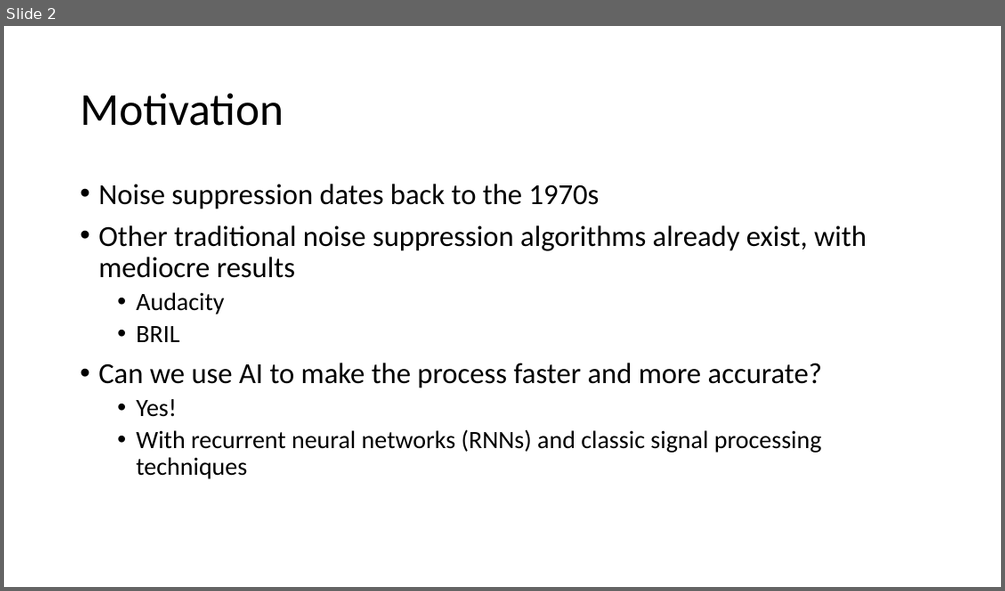
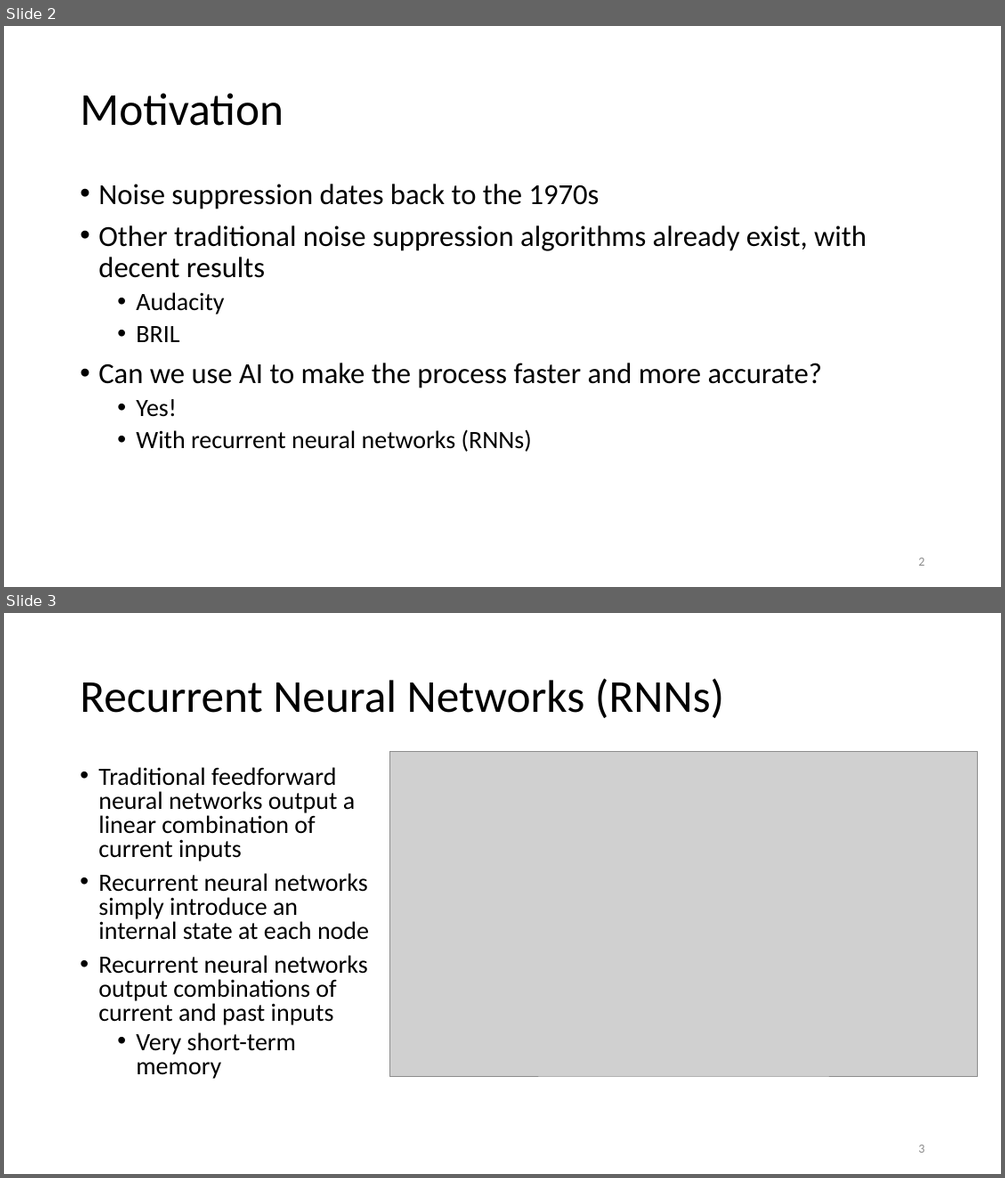
Before and after one commit to mt3443/eecs649_advanced_topic, a slide deck: presentation.pptx. Shown one above the other, each under a label of ours: slide 2 before the commit, slides 2 and 3 after it. The pictures are 1005x591 and 1005x1178 pixels, drawn with LibreOffice and Linux fonts; fonts in the diff are those of the drawing; grey boxes stand for pictures. Boxes give left, top, right and bottom in pixels: in the first picture for what was removed or moved away, otherwise in the second. Text is boxed around its words. In the diff, an @@ line names an element or a change of style, - is before the commit and + after.

```diff
--- a/presentation.pptx
+++ b/presentation.pptx
@@ slide 3 added at (4, 613, 1001, 1174), background #FFFFFF @@
@@ title added at (80, 678, 724, 718), 44 pt, text #000000 @@
+Recurrent Neural Networks (RNNs)
@@ text added at (98, 767, 369, 1078), 24 pt, text #000000 @@
+• Traditional feedforward neural networks output a linear combination of current inputs
+• Recurrent neural networks simply introduce an internal state at each node
+• Recurrent neural networks output combinations of current and past inputs
+  • Very short-term memory
@@ picture added at (390, 751, 978, 1076) @@
@@ page number added at (918, 1144, 924, 1152), 12 pt, text #8C8C8C @@
+3
@@ slide 2 changed as well @@
@@ text at (98, 225, 866, 278): text changed @@
-• Other traditional noise suppression algorithms already exist, with mediocre results
+• Other traditional noise suppression algorithms already exist, with decent results
@@ text at (136, 429, 532, 451): text changed @@
-  • With recurrent neural networks (RNNs) and classic signal processing techniques
+  • With recurrent neural networks (RNNs)
@@ page number added at (918, 557, 924, 565), 12 pt, text #8C8C8C @@
+2
```
Also in this commit, not shown: 7 other slides changed, 1 other slide added.
